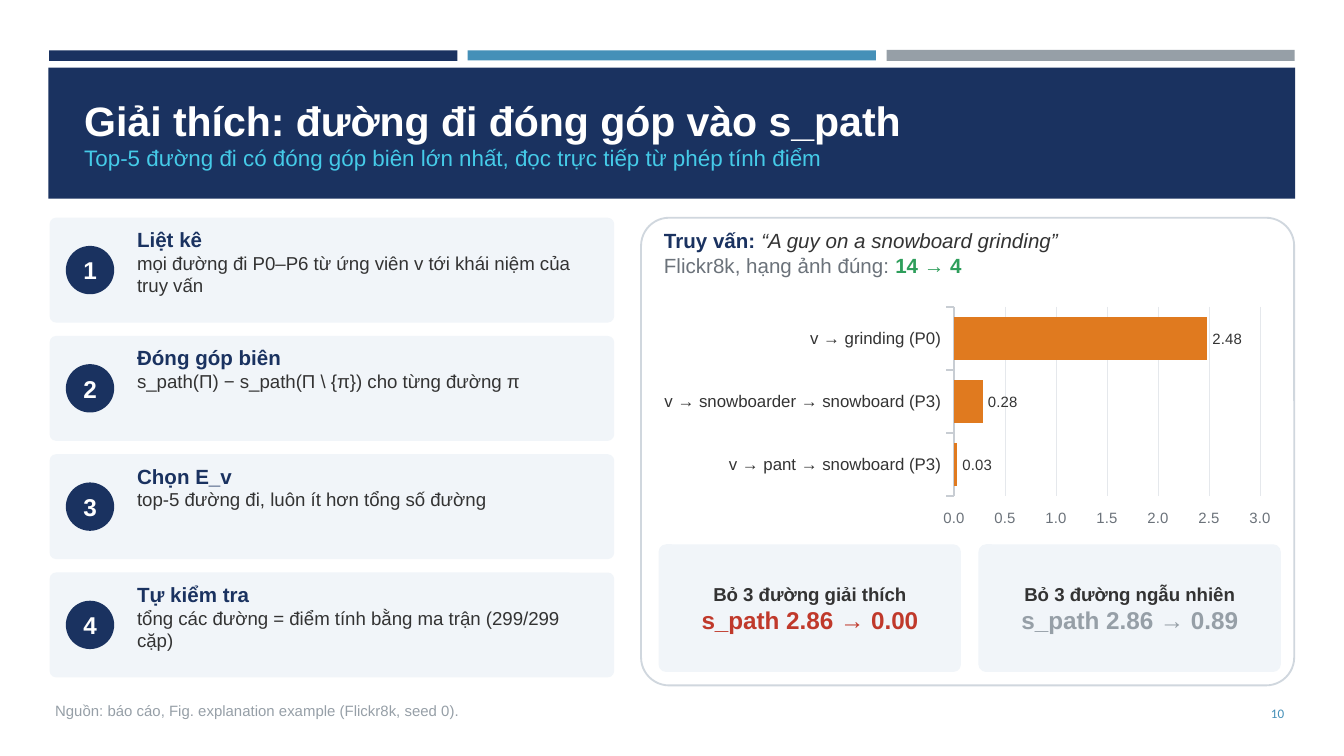
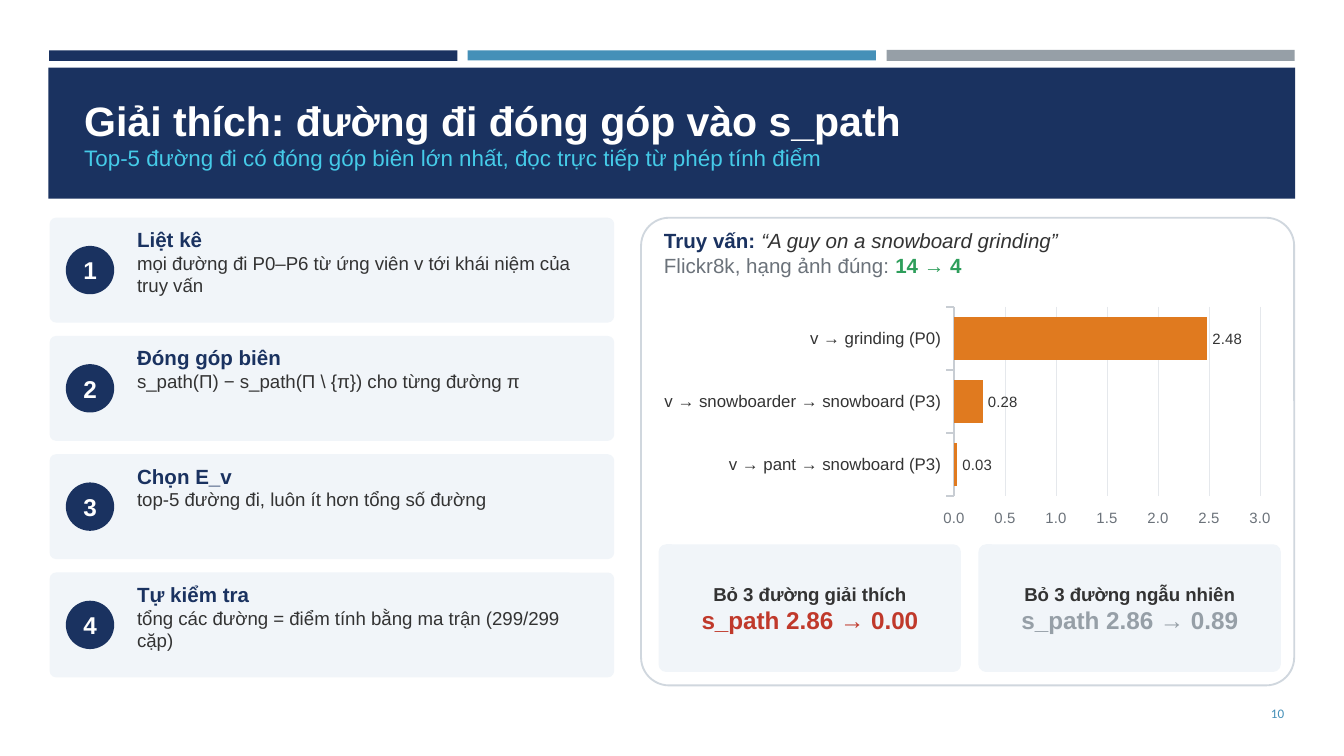
Before and after one commit to trinhphamtrunghieu/du-lieu-do-thi, a slide deck: slide 10 of docs/Project03_Slides.pptx. Drawn at 1344x756 pixels with LibreOffice and Linux fonts; fonts in the diff are those of the drawing. Boxes give left, top, right and bottom in pixels: in the first picture for what was removed or moved away, otherwise in the second. Text is boxed around its words. In the diff, an @@ line names an element or a change of style, - is before the commit and + after.

```diff
--- a/docs/Project03_Slides.pptx
+++ b/docs/Project03_Slides.pptx
@@ text removed at bbox=[55, 704, 458, 719] @@
-Nguồn: báo cáo, Fig. explanation example (Flickr8k, seed 0).
```
Also in this commit, not shown: 13 other slides changed.
